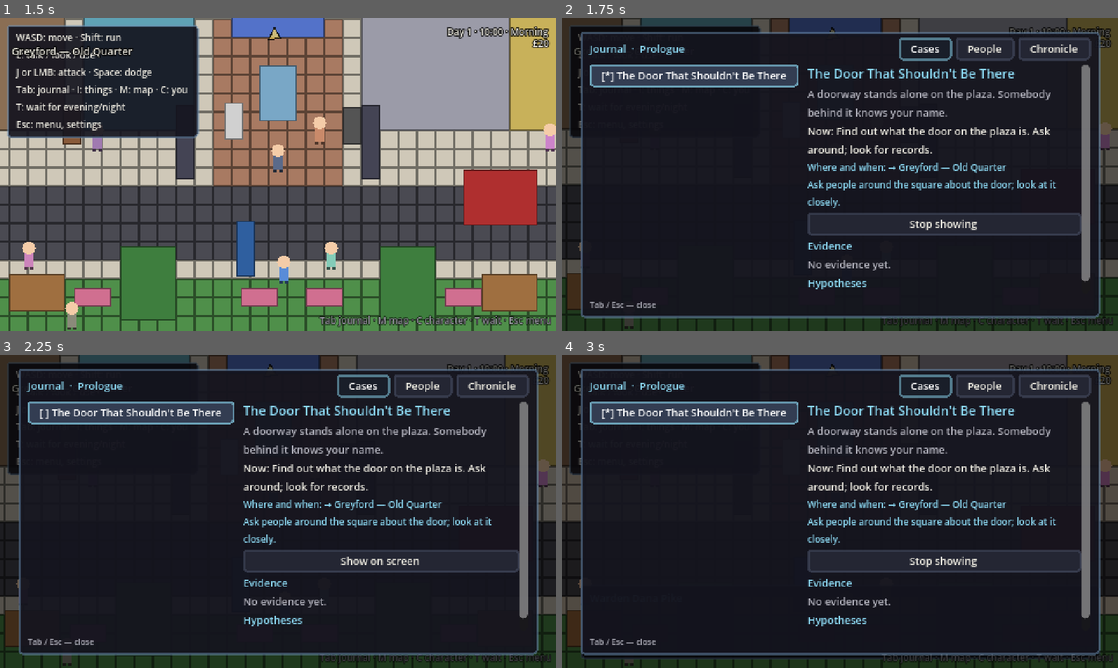
Above: before the commit, frames 1-4 (two rows, left to right).
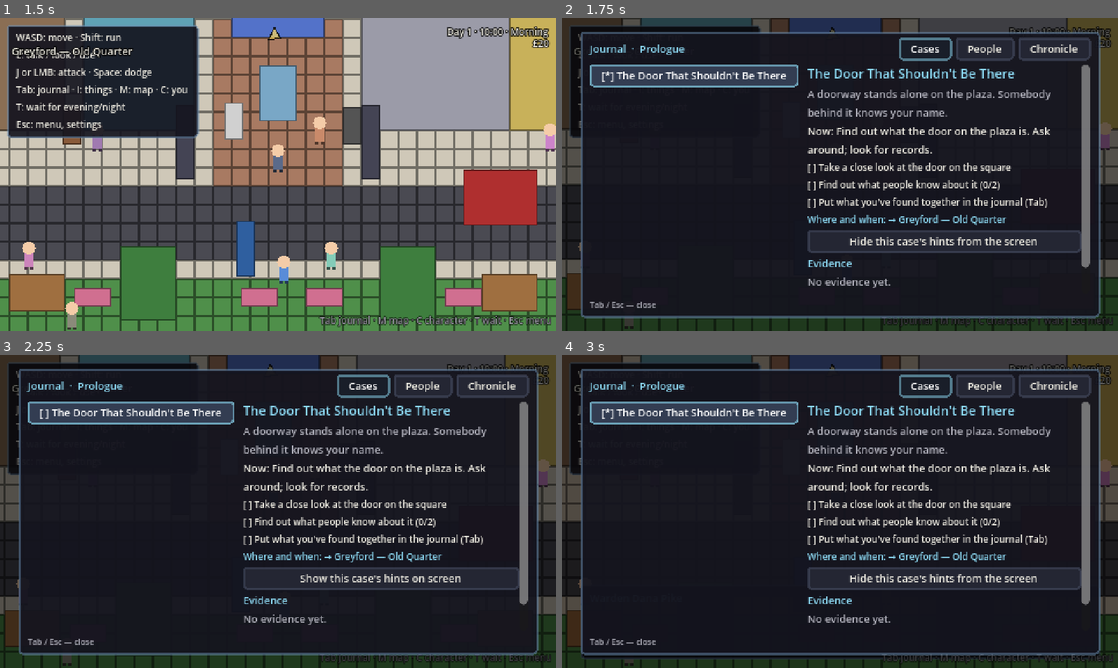
Above: after the commit, the same moments.

Repository: DoctorStrangeSH/ECHOES-OF-THE-VEIL
Game: Godot game, scene res://tests/smoke_test.tscn
The game is run twice, just before and just after one commit, with the same random seed, the same clock (stepped at 60 frames per second) and the same inputs. This scene is started directly instead of the project's main scene.
Inputs (mouse positions are in pixels of both pictures, inside the frame that each line leads up to):
- Up to frame 1 (1.5 s): click "New game" at 0.5 s; tap Enter (ui_accept) at 1.25 s; move the mouse to (400, 158) at 1.27 s; hold D (move_right) from 1.28 s (still down); hold E (interact) from 1.28 s (still down); click (400, 158) at 1.42 s
- Up to frame 2 (1.75 s): keep holding D (move_right); keep holding E (interact); tap Enter (ui_accept) at 1.52 s; tap Tab (journal) at 1.55 s
- Up to frame 3 (2.25 s): release D (move_right) at 2 s; release E (interact) at 2 s; click "Stop showing" (after the commit: "Hide this case's hints from t…") at 2 s
- Up to frame 4 (3 s): click "Show on screen" (after the commit: "Show this case's hints on scr…") at 2.75 s

Frame 1 is identical in both runs. In frame 2, 4.6% of the frame differs, in the area x 44-95%, y 46-87%; in frame 3, 4.5%; in frame 4, 4.7%.

Commit message:
R11b: the first hour — door case steps, journal link button, furnished echo, first night
Co-Authored-By: Claude Opus 5.5 <noreply@anthropic.com>
Claude-Session: https://claude.ai/code/session_01MWkFZ7Z2CbQkcrDH1rQ54Y

Diff:
--- a/data/dialogue/people.json
+++ b/data/dialogue/people.json
@@ -168,7 +168,7 @@
       ]
      }
     ],
-    "next": null
+    "next": "hub"
    },
    "hub": {
     "speaker": "NPC_MARA",
@@ -2028,7 +2028,7 @@
       "set_flag": "met.edda_halloway"
      }
     ],
-    "next": null
+    "next": "hub"
    },
    "local1": {
     "speaker": "NPC_HALLOWAY",
@@ -2052,7 +2052,7 @@
       "set_flag": "halloway.forgot_your_street"
      }
     ],
-    "next": null
+    "next": "hub"
    },
    "radio1": {
     "speaker": "NPC_HALLOWAY",
@@ -2659,7 +2659,7 @@
       "set_flag": "met.ivo_calder"
      }
     ],
-    "next": null
+    "next": "hub"
    },
    "hub": {
     "speaker": "NPC_IVO",
@@ -3263,7 +3263,7 @@
       "set_flag": "met.nadiya_sol"
      }
     ],
-    "next": null
+    "next": "hub"
    },
    "hub": {
     "speaker": "NPC_NADIYA",
--- a/data/dialogue/world.json
+++ b/data/dialogue/world.json
@@ -140,7 +140,64 @@
        "period": [
         "evening",
         "night"
+       ],
+       "not_flag": "night.first",
+       "flag": "door.opened"
+      },
+      "effects": [
+       {
+        "sleep_until_hour": 7
+       },
+       {
+        "heal_player": true
+       },
+       {
+        "set_flag": "night.first"
+       },
+       {
+        "save_game": true
+       }
+      ],
+      "next": "n1"
+     },
+     {
+      "text": "REST_SLEEP",
+      "if": {
+       "period": [
+        "evening",
+        "night"
+       ],
+       "not_flag": "night.first",
+       "all": [
+        {
+         "not_flag": "door.opened"
+        }
        ]
+      },
+      "effects": [
+       {
+        "sleep_until_hour": 7
+       },
+       {
+        "heal_player": true
+       },
+       {
+        "set_flag": "night.first"
+       },
+       {
+        "save_game": true
+       }
+      ],
+      "next": "n1_shut"
+     },
+     {
+      "text": "REST_SLEEP",
+      "if": {
+       "period": [
+        "evening",
+        "night"
+       ],
+       "flag": "night.first"
       },
       "effects": [
        {
@@ -171,6 +228,26 @@
    },
    "slept": {
     "text": "REST_SLEPT",
+    "next": null
+   },
+   "n1": {
+    "text": "NIGHT1_1",
+    "next": "n1_open"
+   },
+   "n1_open": {
+    "text": "NIGHT1_OPEN",
+    "next": "n1_end"
+   },
+   "n1_shut": {
+    "text": "NIGHT1_1",
+    "next": "n1_shut2"
+   },
+   "n1_shut2": {
+    "text": "NIGHT1_SHUT",
+    "next": "n1_end"
+   },
+   "n1_end": {
+    "text": "NIGHT1_END",
     "next": null
    }
   }
--- a/data/journal/greyford.json
+++ b/data/journal/greyford.json
@@ -22,7 +22,60 @@
      "inside"
     ]
    },
-   "main": true
+   "main": true,
+   "objectives": {
+    "start": [
+     {
+      "id": "look",
+      "text": "OBJ_DOOR_LOOK",
+      "done_if": {
+       "evidence": "e_door_observed"
+      }
+     },
+     {
+      "id": "ask",
+      "text": "OBJ_DOOR_ASK",
+      "progress": [
+       {
+        "evidence": "e_halloway_lantern_row"
+       },
+       {
+        "evidence": "e_mara_lantern_row"
+       },
+       {
+        "evidence": "e_radio_announcement"
+       },
+       {
+        "evidence": "e_city_map"
+       }
+      ],
+      "need": 2
+     },
+     {
+      "id": "link",
+      "text": "OBJ_DOOR_LINK",
+      "done_if": {
+       "hypothesis": "lantern_row_fragment"
+      }
+     }
+    ],
+    "inside": [
+     {
+      "id": "clear",
+      "text": "OBJ_DOOR_CLEAR",
+      "done_if": {
+       "flag": "echo.cleared"
+      }
+     },
+     {
+      "id": "find",
+      "text": "OBJ_DOOR_FIND",
+      "done_if": {
+       "evidence": "e_echo_resident"
+      }
+     }
+    ]
+   }
   },
   "case_radio": {
    "title": "CASE_RADIO_TITLE",
--- a/data/localization/m2_story.json
+++ b/data/localization/m2_story.json
@@ -85,7 +85,7 @@
   "VEIL_DOOR_GONE": {"en": "Where the door stood, the paving stones are dry, as if it never rained here.", "ru": "Там, где стояла дверь, плитка сухая — будто здесь никогда не шёл дождь."},
   "VEIL_DOOR_FENCED": {"en": "Orange barriers and a laminated notice: CIVIC RENEWAL — STRUCTURAL SURVEY. KEEP OUT.", "ru": "Оранжевые заграждения и заламинированное объявление: УПРАВЛЕНИЕ ГОРОДСКОГО ОБНОВЛЕНИЯ — ОБСЛЕДОВАНИЕ КОНСТРУКЦИЙ. ПРОХОД ЗАКРЫТ."},
   "ECHO_ENTER_1": {"en": "The door closes behind you without a sound. The air smells of boiled cabbage and coal smoke — 1970, give or take.", "ru": "Дверь беззвучно закрывается за спиной. Пахнет варёной капустой и угольным дымом — году в семидесятом, плюс-минус."},
-  "ECHO_ENTER_2": {"en": "Pale shapes drift along the corridor, repeating small gestures. Hollows. They notice you. (J — strike.)", "ru": "По коридору плывут бледные фигуры, повторяя одни и те же жесты. Пустые. Они вас замечают. (J — удар.)"},
+  "ECHO_ENTER_2": {"en": "Pale figures drift down the corridor, repeating the same gestures. Hollow. They notice you. (J or left click to strike, K or Space to dash.)", "ru": "По коридору плывут бледные фигуры, повторяя одни и те же жесты. Пустые. Они вас замечают. (J или левая кнопка — удар, K или пробел — рывок.)"},
   "ECHO_PHOTO_1": {"en": "A framed photo of a street party under paper lanterns. Every face has been carefully scratched out —", "ru": "Фотография в рамке: уличный праздник под бумажными фонариками. Все лица аккуратно выцарапаны —"},
   "ECHO_PHOTO_2": {"en": "— except one child at the edge, who looks exactly like you did at seven.", "ru": "— кроме одного ребёнка с краю. Он выглядит точь-в-точь как вы в семь лет."},
   "ECHO_PHOTO_REPEAT": {"en": "The child in the photo is still looking at you, as if you had promised to come back and have only now kept it.", "ru": "Ребёнок на фотографии всё ещё смотрит на вас, будто вы обещали вернуться и сдержали слово только сейчас."},
--- a/data/localization/m4_society.json
+++ b/data/localization/m4_society.json
@@ -122,8 +122,8 @@
   "JONAH_BELL_3": {"en": "\"I need a clapper, copper flex and a relay. Help me?\"", "ru": "«Мне нужны язычок, медный провод и реле. Поможешь?»"},
   "JONAH_BELL_FIX": {"en": "He works through the afternoon without speaking. When he's done, the bell hangs at the harb …(237 unchanged characters)…
   "JONAH_BELL_AFTER": {"en": "\"I heard it from the shop.\" He doesn't ask what you saw. \"Thank you. Whatever it was.\"", "ru": "«Я слышал из мастерской». Он не спрашивает, что вы видели. «Спасибо. Что бы это ни было»."},
-  "HALLOWAY_ASK_LR": {"en": "Did you know a street called Lantern Row?", "ru": "Вы знали улицу Фонарный ряд?"},
-  "HALLOWAY_LR_1": {"en": "\"Lantern Row.\" She says it like a word in another language. \"Before the redevelopment. Before... everything. We don't talk about it, dear.\"", "ru": "«Фонарный ряд». Она произносит это как слово на чужом языке. «До реконструкции. До... всего. Об этом не говорят, дорогуша»."},
+  "HALLOWAY_ASK_LR": {"en": "There's a door on the square that wasn't there yesterday. What used to stand there?", "ru": "На площади дверь, которой вчера не было. Что там раньше стояло?"},
+  "HALLOWAY_LR_1": {"en": "She is quiet for a moment. \"Lantern Row.\" She says it like a word in another language. \"A street, before the redevelopment. Before... everything. We don't talk about it, dear.\"", "ru": "Она молчит. «Фонарный ряд». Она произносит это как слово на чужом языке. «Улица, до реконструкции. До... всего. Об этом не говорят, дорогуша»."},
   "HALLOWAY_ASK_WIRE": {"en": "Do you have any copper wire?", "ru": "У вас не найдётся медного провода?"},
   "HALLOWAY_WIRE_1": {"en": "\"Harold's old radio flex. He'd have liked it to go to something useful.\" She presses a coil into your hands.", "ru": "«Провод от старого радио Гарольда. Он был бы рад, что тот пригодится». Она вкладывает вам в руки моток."},
   "HALLOWAY_GIVE_LETTER": {"en": "There's a letter for you", "ru": "Вам письмо"},
--- a/data/localization/m7_quests.json
+++ b/data/localization/m7_quests.json
@@ -3,8 +3,8 @@
   "JOURNAL_STATUS_FAILED": {"en": "Failed", "ru": "Провалено"},
   "JOURNAL_DAYS_LEFT": {"en": "(%d days left)", "ru": "(осталось дней: %d)"},
   "JOURNAL_OPTIONAL": {"en": "Optional:", "ru": "Дополнительно:"},
-  "JOURNAL_PIN": {"en": "Show on screen", "ru": "Показывать на экране"},
-  "JOURNAL_UNPIN": {"en": "Stop showing", "ru": "Не показывать"},
+  "JOURNAL_PIN": {"en": "Show this case's hints on screen", "ru": "Показывать подсказки этого дела на экране"},
+  "JOURNAL_UNPIN": {"en": "Hide this case's hints from the screen", "ru": "Убрать подсказки этого дела с экрана"},
   "JOURNAL_OBJECTIVE_DONE": {"en": "Done: %s", "ru": "Выполнено: %s"},
   "JOURNAL_BONUS_DONE": {"en": "Bonus: %s", "ru": "Бонус: %s"},
   "PROMPT_SATCHEL": {"en": "Your things", "ru": "Ваши вещи"},
--- a/data/localization/r0_clarity.json
+++ b/data/localization/r0_clarity.json
@@ -27,7 +27,7 @@
   "GUIDE_NOTE_BELL_PARTS": {"en": "Clapper: Lantern Row platform (by the ghost tram). Wire: Mrs Halloway. Relay: the Office or the Open Hand.", "ru": "Язычок: платформа «Фонарный ряд» (через призрачный трамвай). Провод: миссис Холлоуэй. Реле: Управление или Открытая Ладонь."},
   "GUIDE_NOTE_LETTERS": {"en": "Mrs Halloway, the emergency box on the Lantern Row platform, and Ivo.", "ru": "Миссис Холлоуэй, аварийный ящик на платформе «Фонарный ряд» и Иво."},
   "GUIDE_NOTE_THREE_PLACES": {"en": "Jonah's storeroom (after dark), Theo's flat in the yellow house, the tram stop that appears in the rain.", "ru": "Кладовая Джоны (после темноты), квартира Тео в жёлтом доме, остановка, которая появляется в дождь."},
-  "GUIDE_NOTE_LINK": {"en": "Open the journal (Tab) and form the hypothesis from what you've found.", "ru": "Откройте журнал (Tab) и составьте гипотезу из найденных улик."},
+  "GUIDE_NOTE_LINK": {"en": "Open the journal (Tab): a button under the case's steps puts what you've found together.", "ru": "Откройте журнал (Tab): кнопка под шагами дела свяжет найденные улики."},
   "GUIDE_NOTE_COMPARE": {"en": "Compare it with notes you've found; Mara may help.", "ru": "Сравните с найденными записками. Мара может помочь."},
   "GUIDE_NOTE_RESIDENTS": {"en": "Bea at the bakery, Abel on the pier, Ellie by number eleven.", "ru": "Би в пекарне, Эйбел на причале, Элли у одиннадцатого дома."},
   "GUIDE_NOTE_BRING_JONAH": {"en": "Ask Jonah to come with you first.", "ru": "Сначала позовите Джону с собой."},
@@ -41,5 +41,19 @@
   "WAIT_MORNING": {"en": "morning (7:00)", "ru": "утра (7:00)"},
   "WAIT_DONE": {"en": "Time passes. It's %s.", "ru": "Время идёт. Сейчас %s."},
   "WAIT_NOT_NOW": {"en": "Not with echoes this close.", "ru": "Не сейчас, эхо слишком близко."},
-  "SETTINGS_MUSIC": {"en": "Music: %d%%", "ru": "Музыка: %d%%"}
+  "SETTINGS_MUSIC": {"en": "Music: %d%%", "ru": "Музыка: %d%%"},
+  "OBJ_DOOR_LOOK": {"en": "Take a close look at the door on the square", "ru": "Рассмотреть дверь на площади вблизи"},
+  "OBJ_DOOR_ASK": {"en": "Find out what people know about it", "ru": "Узнать, что о ней знают люди"},
+  "OBJ_DOOR_LINK": {"en": "Put what you've found together in the journal (Tab)", "ru": "Связать находки в журнале (Tab)"},
+  "GUIDE_NOTE_DOOR_WHO": {"en": "Your landlady, Mrs Halloway, has lived here all her life. Mara Venn at the archive keeps the old maps.", "ru": "Хозяйка, миссис Холлоуэй, прожила здесь всю жизнь. Мара Венн в архиве хранит старые карты."},
+  "JOURNAL_FORM_READY": {"en": "▶ Put it together: %s", "ru": "▶ Связать улики: %s"},
+  "FLAVOR_ECHO_RADIOGRAM": {"en": "The radiogram is warm. A man's voice, very calm, reads out street names one after another. Lantern Row is next. The voice stops just before it.", "ru": "Радиола тёплая. Спокойный мужской голос зачитывает названия улиц, одну за другой. Следующим идёт Фонарный ряд — и голос обрывается прямо перед ним."},
+  "FLAVOR_ECHO_CLOCK": {"en": "The clock ticks, but the hands don't move. It has been ten past four here for a very long time.", "ru": "Часы тикают, но стрелки стоят. Здесь уже очень давно десять минут пятого."},
+  "OBJ_DOOR_CLEAR": {"en": "Get past the hollow figures in the corridor", "ru": "Пробиться через пустых в коридоре"},
+  "OBJ_DOOR_FIND": {"en": "Find whoever called your name", "ru": "Найти того, кто назвал ваше имя"},
+  "GUIDE_NOTE_ECHO_FIGHT": {"en": "J or left click to strike, K or Space to dash. When the corridor is quiet, someone will be waiting in the kitchen.", "ru": "J или левая кнопка — удар, K или пробел — рывок. Когда в коридоре станет тихо, на кухне вас будут ждать."},
+  "NIGHT1_1": {"en": "Sleep is slow to come. Through the wall, Mrs Halloway's radio murmurs: the shipping forecast, the anthem, then a steady hiss, like surf, only drier.", "ru": "Сон приходит не сразу. За стеной у миссис Холлоуэй бормочет радио: сводка для моряков, гимн, потом ровное шипение — как прибой, только суше."},
+  "NIGHT1_OPEN": {"en": "You dream of a kitchen with one wall left undrawn. The woman in the green cardigan pours tea into two cups and sets the second before an empty chair. \"You always come back,\" she says, but not to you. To someone standing behind you.", "ru": "Вам снится кухня, у которой не дорисована одна стена. Женщина в зелёном кардигане разливает чай по двум чашкам и ставит вторую перед пустым стулом. «Вы всегда возвращаетесь», — говорит она. Но не вам, а кому-то за вашей спиной."},
+  "NIGHT1_SHUT": {"en": "You dream of the square. The door is still there, and coal smoke seeps from under it. Someone on the other side knocks, not loudly but politely, the way neighbours knock, and says your name twice, as if checking they have it right.", "ru": "Вам снится площадь. Дверь стоит на месте, из-под неё тянет угольным дымом. Кто-то по ту сторону стучит — негромко, вежливо, как стучат соседи, — и дважды повторяет ваше имя, будто проверяет, не ошибся ли."},
+  "NIGHT1_END": {"en": "You wake at seven. There is a thin film of grey dust on the sill, though the window was shut all night. (Game saved.)", "ru": "Вы просыпаетесь в семь. На подоконнике — тонкий слой серой пыли, хотя окно всю ночь было закрыто. (Игра сохранена.)"}
 }
--- a/data/regions/echo_lantern_row.json
+++ b/data/regions/echo_lantern_row.json
@@ -146,6 +146,94 @@
    "layer": "FloorDecor"
   },
   {
+   "kind": "furn",
+   "furn": "coat_stand",
+   "x": 104,
+   "y": 64
+  },
+  {
+   "kind": "furn",
+   "furn": "window",
+   "x": 166,
+   "y": 62
+  },
+  {
+   "kind": "furn",
+   "furn": "radiogram",
+   "x": 268,
+   "y": 64
+  },
+  {
+   "kind": "furn",
+   "furn": "grandfather_clock",
+   "x": 340,
+   "y": 64
+  },
+  {
+   "kind": "furn",
+   "furn": "stove",
+   "x": 384,
+   "y": 64
+  },
+  {
+   "kind": "furn",
+   "furn": "sink",
+   "x": 404,
+   "y": 64
+  },
+  {
+   "kind": "furn",
+   "furn": "chair_wood",
+   "x": 398,
+   "y": 126
+  },
+  {
+   "kind": "furn",
+   "furn": "chair_wood_b",
+   "x": 442,
+   "y": 126
+  },
+  {
+   "kind": "furn",
+   "furn": "armchair_red",
+   "x": 120,
+   "y": 150
+  },
+  {
+   "kind": "furn",
+   "furn": "shelf_toys",
+   "x": 198,
+   "y": 64
+  },
+  {
+   "kind": "inspect",
+   "name": "RadiogramLook",
+   "id": "inspect_echo_radiogram",
+   "x": 268,
+   "y": 74,
+   "area": [
+    24,
+    12
+   ],
+   "lines": [
+    "FLAVOR_ECHO_RADIOGRAM"
+   ]
+  },
+  {
+   "kind": "inspect",
+   "name": "ClockLook",
+   "id": "inspect_echo_clock",
+   "x": 340,
+   "y": 74,
+   "area": [
+    18,
+    12
+   ],
+   "lines": [
+    "FLAVOR_ECHO_CLOCK"
+   ]
+  },
+  {
    "kind": "spawn",
    "name": "Entrance",
    "id": "entrance",
@@ -208,7 +296,7 @@
    "name": "A_kitchen",
    "id": "kitchen",
    "x": 420,
-   "y": 110
+   "y": 98
   },
   {
    "kind": "encounter",
--- a/data/story/guides.json
+++ b/data/story/guides.json
@@ -11,8 +11,25 @@
    "node": "ImpossibleDoorUse"
   },
   "inside": {
+   "scene": "echo_lantern_row"
+  },
+  "start/look": {
    "scene": "greyford_block",
    "node": "ImpossibleDoorUse"
+  },
+  "start/ask": {
+   "npc": "edda_halloway",
+   "note": "GUIDE_NOTE_DOOR_WHO"
+  },
+  "start/link": {
+   "note": "GUIDE_NOTE_LINK"
+  },
+  "inside/clear": {
+   "scene": "echo_lantern_row",
+   "note": "GUIDE_NOTE_ECHO_FIGHT"
+  },
+  "inside/find": {
+   "npc": "echo_woman"
   }
  },
  "case_radio": {
--- a/scenes/locations/echo_lantern_row.tscn
+++ b/scenes/locations/echo_lantern_row.tscn
@@ -110,6 +110,100 @@
 collision_size = Vector2(0, 0)
 collision_offset = Vector2(0, 0)
 
+[node name="CoatStand_104_64" parent="Entities" instance=ExtResource("3_prop")]
+position = Vector2(104, 64)
+texture_path = "modern_interiors/1_Interiors/16x16/Theme_Sorter_Singles/2_Living_Room_Singles/Living_Room_Singles_104.png"
+placeholder_size = Vector2i(16, 32)
+placeholder_color = Color(0.541,0.478,0.416, 1)
+collision_size = Vector2(14, 4)
+collision_offset = Vector2(0, -5)
+
+[node name="Window_166_62" parent="FloorDecor" instance=ExtResource("3_prop")]
+position = Vector2(166, 62)
+texture_path = "modern_interiors/1_Interiors/16x16/Theme_Sorter_Singles/4_Bedroom_Singles/Bedroom_Singles_421.png"
+placeholder_size = Vector2i(32, 48)
+placeholder_color = Color(0.541,0.478,0.416, 1)
+collision_size = Vector2(0, 0)
+collision_offset = Vector2(0, 0)
+
+[node name="Radiogram_268_64" parent="Entities" instance=ExtResource("3_prop")]
+position = Vector2(268, 64)
+texture_path = "modern_interiors/1_Interiors/16x16/Theme_Sorter_Singles/2_Living_Room_Singles/Living_Room_Singles_89.png"
+placeholder_size = Vector2i(16, 48)
+placeholder_color = Color(0.541,0.478,0.416, 1)
+collision_size = Vector2(13, 8)
+collision_offset = Vector2(0.5, -12)
+
+[node name="GrandfatherClock_340_64" parent="Entities" instance=ExtResource("3_prop")]
+position = Vector2(340, 64)
+texture_path = "modern_interiors/1_Interiors/16x16/Theme_Sorter_Singles/2_Living_Room_Singles/Living_Room_Singles_90.png"
+placeholder_size = Vector2i(16, 48)
+placeholder_color = Color(0.541,0.478,0.416, 1)
+collision_size = Vector2(14, 8)
+collision_offset = Vector2(0, -12)
+
+[node name="Stove_384_64" parent="Entities" instance=ExtResource("3_prop")]
+position = Vector2(384, 64)
+texture_path = "modern_interiors/1_Interiors/16x16/Theme_Sorter_Singles/12_Kitchen_Singles/Kitchen_Singles_148.png"
+placeholder_size = Vector2i(16, 32)
+placeholder_color = Color(0.541,0.478,0.416, 1)
+collision_size = Vector2(14, 10)
+collision_offset = Vector2(0, -10)
+
+[node name="Sink_404_64" parent="Entities" instance=ExtResource("3_prop")]
+position = Vector2(404, 64)
+texture_path = "modern_interiors/1_Interiors/16x16/Theme_Sorter_Singles/12_Kitchen_Singles/Kitchen_Singles_141.png"
+placeholder_size = Vector2i(32, 16)
+placeholder_color = Color(0.541,0.478,0.416, 1)
+collision_size = Vector2(22, 8)
+collision_offset = Vector2(1, -5)
+
+[node name="ChairWood_398_126" parent="Entities" instance=ExtResource("3_prop")]
+position = Vector2(398, 126)
+texture_path = "modern_interiors/1_Interiors/16x16/Theme_Sorter_Singles/2_Living_Room_Singles/Living_Room_Singles_92.png"
+placeholder_size = Vector2i(16, 32)
+placeholder_color = Color(0.541,0.478,0.416, 1)
+collision_size = Vector2(10, 6)
+collision_offset = Vector2(0, -12)
+
+[node name="ChairWoodB_442_126" parent="Entities" instance=ExtResource("3_prop")]
+position = Vector2(442, 126)
+texture_path = "modern_interiors/1_Interiors/16x16/Theme_Sorter_Singles/2_Living_Room_Singles/Living_Room_Singles_93.png"
+placeholder_size = Vector2i(16, 32)
+placeholder_color = Color(0.541,0.478,0.416, 1)
+collision_size = Vector2(10, 6)
+collision_offset = Vector2(0, -12)
+
+[node name="ArmchairRed_120_150" parent="Entities" instance=ExtResource("3_prop")]
+position = Vector2(120, 150)
+texture_path = "modern_interiors/1_Interiors/16x16/Theme_Sorter_Singles/14_Basement_Singles/Basement_Singles_206.png"
+placeholder_size = Vector2i(32, 32)
+placeholder_color = Color(0.541,0.478,0.416, 1)
+collision_size = Vector2(20, 8)
+collision_offset = Vector2(0, -14)
+
+[node name="ShelfToys_198_64" parent="Entities" instance=ExtResource("3_prop")]
+position = Vector2(198, 64)
+texture_path = "modern_interiors/1_Interiors/16x16/Theme_Sorter_Singles/4_Bedroom_Singles/Bedroom_Singles_538.png"
+placeholder_size = Vector2i(32, 48)
+placeholder_color = Color(0.541,0.478,0.416, 1)
+collision_size = Vector2(29, 10)
+collision_offset = Vector2(0.5, -10)
+
+[node name="RadiogramLook" type="Area2D" parent="Entities"]
+position = Vector2(268, 74)
+script = ExtResource("5_inspect")
+interaction_id = &"inspect_echo_radiogram"
+area_size = Vector2(24, 12)
+lines = PackedStringArray("FLAVOR_ECHO_RADIOGRAM")
+
+[node name="ClockLook" type="Area2D" parent="Entities"]
+position = Vector2(340, 74)
+script = ExtResource("5_inspect")
+interaction_id = &"inspect_echo_clock"
+area_size = Vector2(18, 12)
+lines = PackedStringArray("FLAVOR_ECHO_CLOCK")
+
 [node name="Entrance" type="Marker2D" parent="SpawnPoints"]
 position = Vector2(48, 150)
 script = ExtResource("4_spawn")
@@ -145,7 +239,7 @@
 enemy_id = &"lantern_row_3"
 
 [node name="A_kitchen" type="Marker2D" parent="NpcAnchors"]
-position = Vector2(420, 110)
+position = Vector2(420, 98)
 script = ExtResource("11_anchor")
 anchor_id = &"kitchen"
 
--- a/scripts/ui/journal_screen.gd
+++ b/scripts/ui/journal_screen.gd
@@ -141,6 +141,20 @@
 			var tick := "[x] " if o["done"] else "[ ] "
 			var opt := (tr("JOURNAL_OPTIONAL") + " ") if o["optional"] else ""
 			_detail.add_child(_label(tick + opt + Journal.objective_text(o), UiTheme.INK_DIM if o["done"] else UiTheme.INK, 8))
+		# A conclusion that is ready to be drawn goes right here, not at the
+		# bottom under the evidence (first-hour playtest, D-090).
+		var first_ready: Button = null
+		for h in Journal.hypotheses_for_case(id):
+			if Journal.hypothesis_status(h) == Journal.HYP_AVAILABLE:
+				var rb := Button.new()
+				rb.text = tr("JOURNAL_FORM_READY") % tr(String(Journal.hypothesis_defs[h].get("title", "")))
+				rb.add_theme_color_override("font_color", UiTheme.ACCENT)
+				rb.pressed.connect(_on_form.bind(h))
+				_detail.add_child(rb)
+				if first_ready == null:
+					first_ready = rb
+		if first_ready != null:
+			first_ready.grab_focus.call_deferred()
 		if GameSettings.shows_guide():
 			var guide := QuestGuide.describe(QuestGuide.target(id))
 			if guide != "":
Not shown, changed: docs/DECISIONS.md
Not shown, changed: docs/production/roadmap-2.0.ru.md
